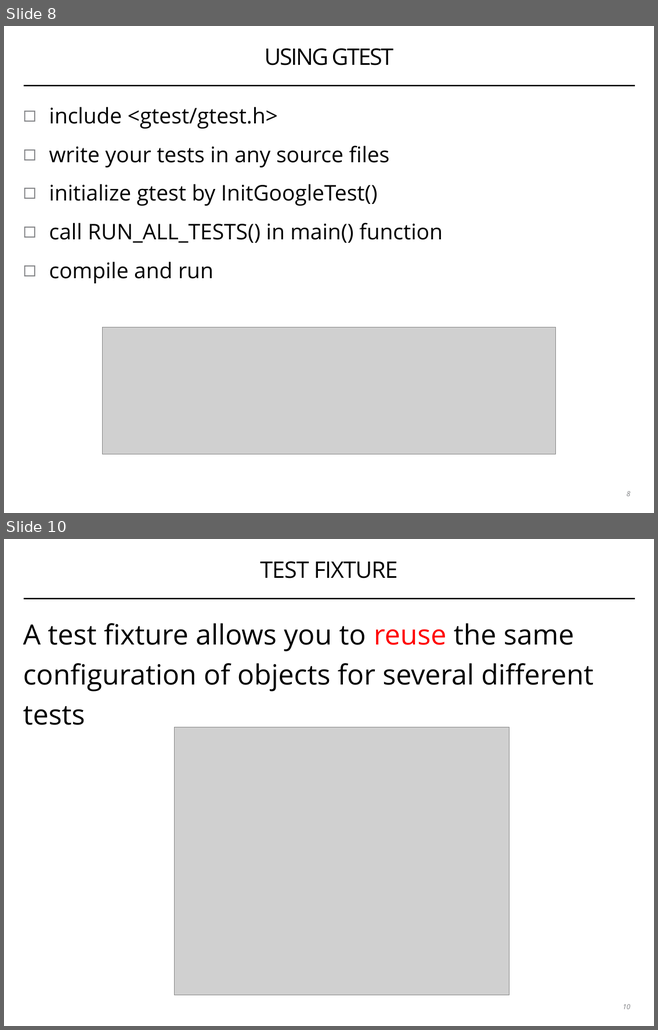
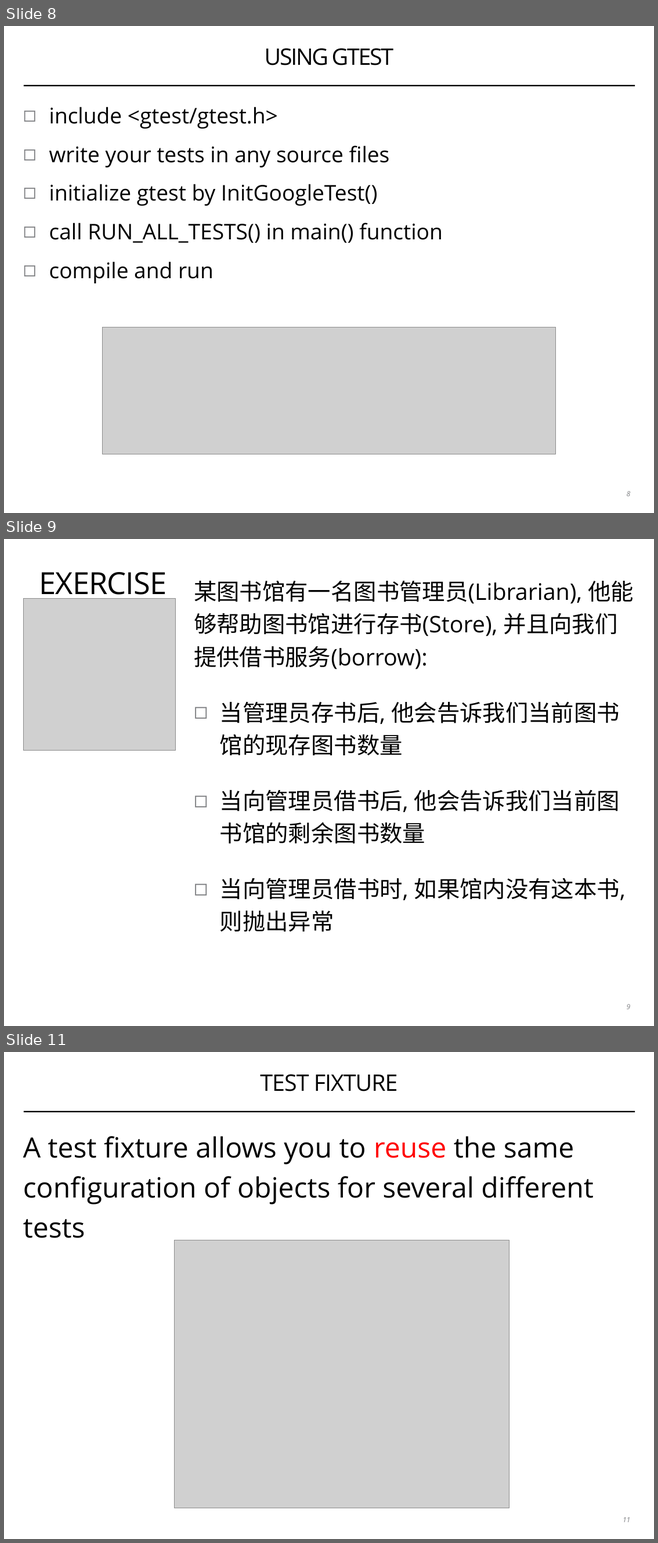
Before and after one commit to coney/cpp-unit-testing, a slide deck: .slides/01-introduction-to-gtest.pptx. Shown one above the other, each under a label of ours: slides 8 and 10 before the commit, slides 8, 9 and 11 after it; the slides between them are not shown. The pictures are 658x1030 and 658x1543 pixels, drawn with LibreOffice and Linux fonts; fonts in the diff are those of the drawing; grey boxes stand for pictures. Boxes give left, top, right and bottom in pixels: in the first picture for what was removed or moved away, otherwise in the second. Text is boxed around its words. In the diff, an @@ line names an element or a change of style, - is before the commit and + after.

```diff
--- a/.slides/01-introduction-to-gtest.pptx
+++ b/.slides/01-introduction-to-gtest.pptx
@@ slide 9 added at (x1=4, y1=539, x2=654, y2=1026), background #FFFFFF @@
@@ title added at (x1=39, y1=572, x2=167, y2=602), 48 pt, text #000000 @@
+EXERCISE
@@ text added at (x1=194, y1=581, x2=634, y2=932), 36 pt, text #000000 @@
+某图书馆有一名图书管理员(Librarian), 他能够帮助图书馆进行存书(Store), 并且向我们提供借书服务(borrow):
+◻ 当管理员存书后, 他会告诉我们当前图书馆的现存图书数量
+◻ 当向管理员借书后, 他会告诉我们当前图书馆的剩余图书数量
+◻ 当向管理员借书时, 如果馆内没有这本书, 则抛出异常
@@ picture added at (x1=23, y1=598, x2=175, y2=750) @@
@@ page number added at (x1=626, y1=1004, x2=630, y2=1009), 11 pt, text #808184, italic @@
+9
@@ what was slide 10 is now slide 11 @@
@@ page number at (x1=622, y1=1517, x2=630, y2=1522): text changed @@
-10
+11
```
Also in this commit, not shown: 1 slide changed, 3 other slides added, 2 slides removed.
